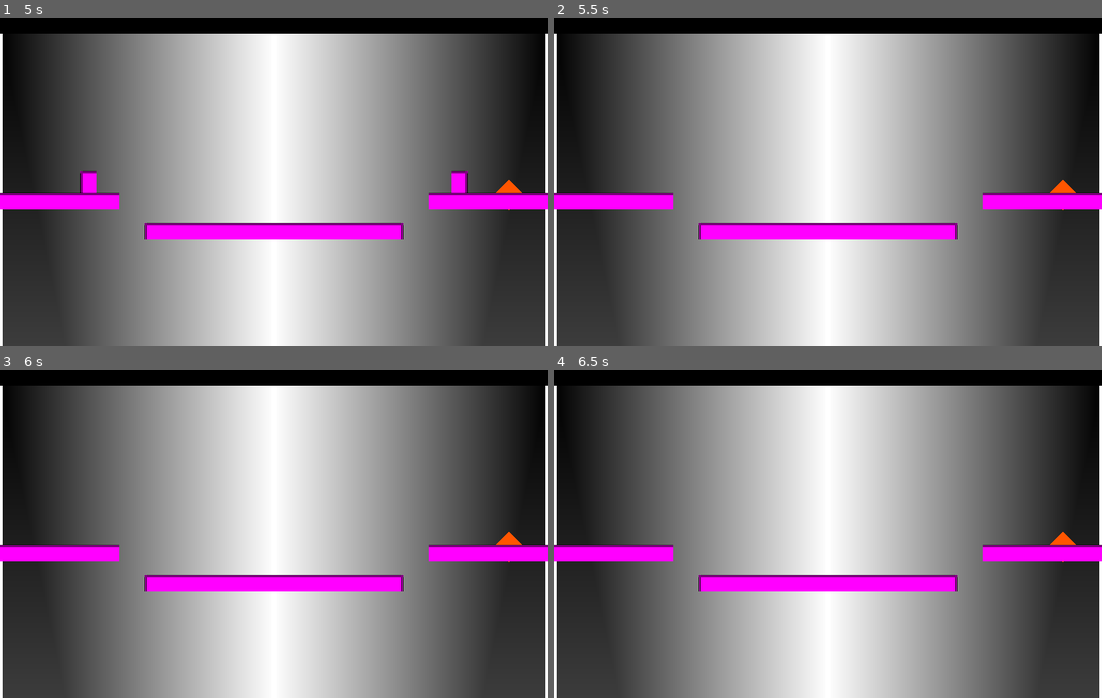
Above: before the commit, frames 1-4 (two rows, left to right).
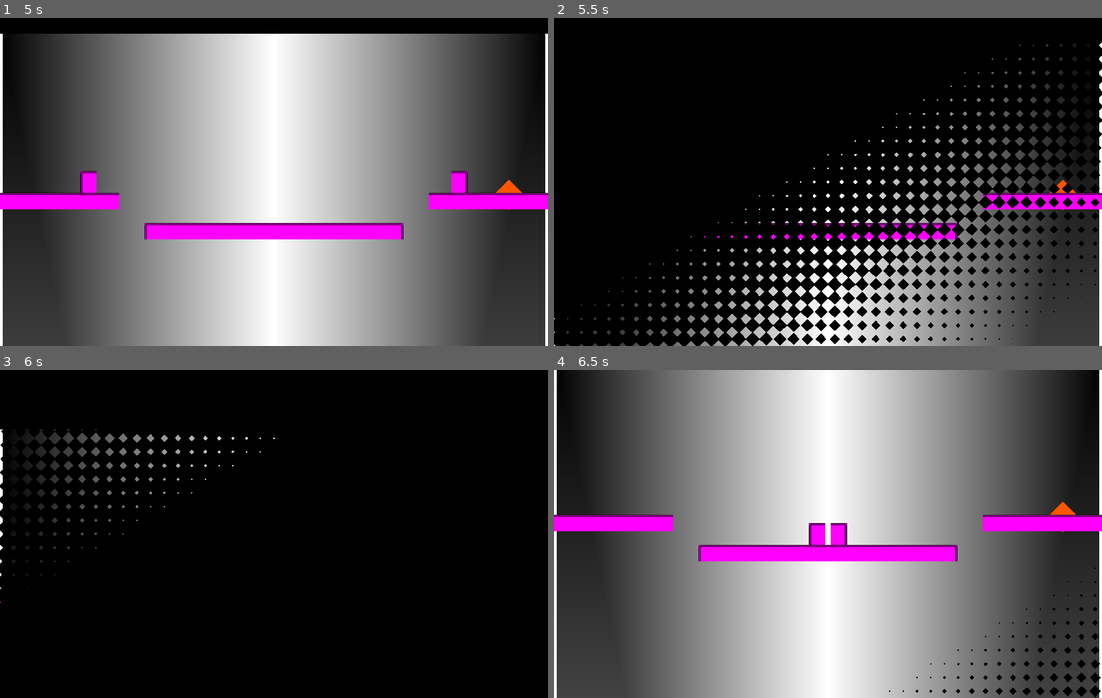
Above: after the commit, the same moments.

Repository: dotevie/SplittingImage
Game: Godot game, scene res://test_scene.tscn
The game is run twice, just before and just after one commit, with the same random seed, the same clock (stepped at 60 frames per second) and the same inputs.
Inputs:
- Up to frame 1 (5 s): hold Right (move_right) 0.53-1.28 s; tap Up (jump) at 0.77, 1.52, 3.02, 3.77, 4.52 s; hold Left (move_left) 1.28-2.03 s; hold Right (move_right) 2.03-3.53 s; tap Enter at 3.5 s; hold Left (move_left) from 3.53 s (still down)
- Up to frame 2 (5.5 s): keep holding Left (move_left)
- Up to frame 3 (6 s): release Left (move_left) at 5.78 s; hold Right (move_right) from 5.78 s (still down)
- Up to frame 4 (6.5 s): keep holding Right (move_right); tap Up (jump) at 6.02 s

Frame 1 is identical in both runs. In frame 2, 70% of the frame differs, in the area x 0-100%, y 4-100%; in frame 3, 90%; in frame 4, 15%.

Commit message:
trans out, trans in, trans gender

Diff:
--- a/scripts/base_scene.gd
+++ b/scripts/base_scene.gd
@@ -3,6 +3,7 @@
 @export var mirror_scene:MirrorScene;
 @export var player:Player;
 static var instance:BaseScene
+
 
 func _ready():
 	player.parent_scene = self
@@ -13,3 +14,4 @@
 func die():
 	player.die()
 	mirror_scene.mirror_player.die()
+	Transition.instance.trans_out()
--- a/scripts/spike.gd
+++ b/scripts/spike.gd
@@ -5,6 +5,5 @@
 	body_entered.connect(on_body_enter)
 
 func on_body_enter(body:Node2D) -> void:
-	print(body)
 	if (body.is_in_group("player")):
 		BaseScene.instance.die()
--- a/transition.gd
+++ b/transition.gd
@@ -1,5 +1,20 @@
-extends Sprite2D
+class_name Transition extends Sprite2D
+static var instance:Transition
 
 func _ready():
+	instance = self
 	material.set("shader_parameter/progress", 1)
 	create_tween().set_trans(Tween.TRANS_CUBIC).set_ease(Tween.EASE_OUT).tween_method(func(val): material.set("shader_parameter/progress", val), 1.0, 0.0, 1.5)
+
+var timer := -100.0
+func trans_out():
+	self.rotation_degrees = 0
+	var tween := create_tween()
+	tween.set_trans(Tween.TRANS_CUBIC).set_ease(Tween.EASE_OUT).tween_method(func(val): material.set("shader_parameter/progress", val), 0.0, 1.0, 1.5)
+	timer = 0.5
+
+func _process(delta: float) -> void:
+	if (timer > 0):
+		timer -= delta;
+	elif (timer > -10):
+		get_tree().reload_current_scene()
Not shown: 1 places in scenes/level_test_mirror.tscn that only renumber resources
